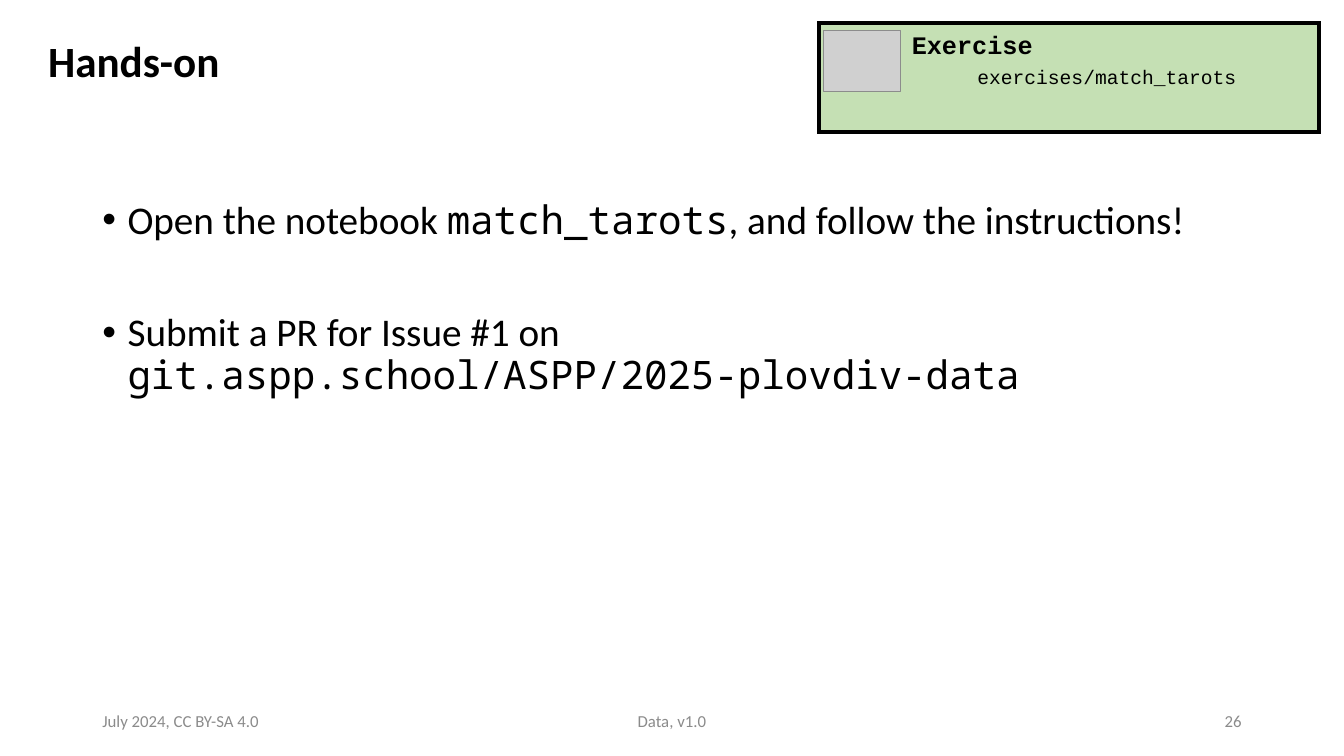
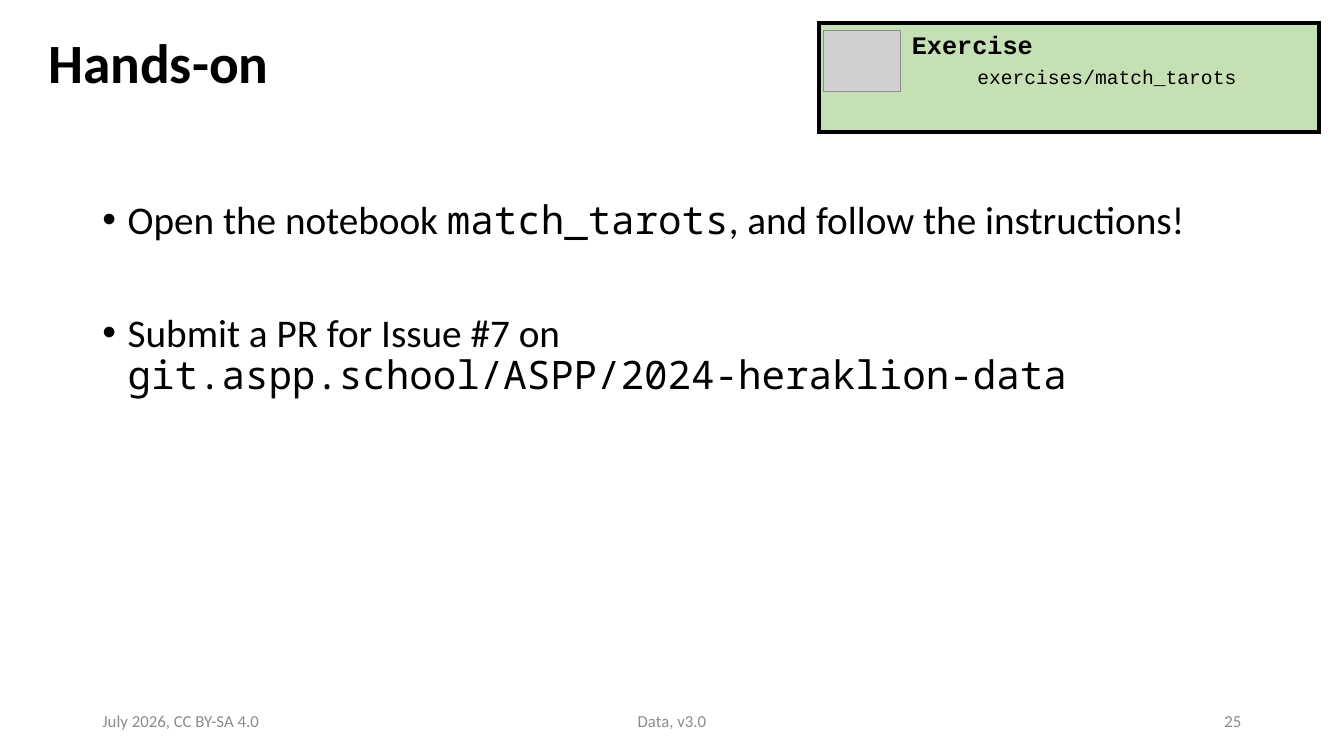
Before and after one commit to ASPP/data_class, a slide deck: slide 25 of data.pptx (slide 26 before the commit). Drawn at 1344x756 pixels with LibreOffice and Linux fonts; fonts in the diff are those of the drawing; grey boxes stand for pictures. Boxes give left, top, right and bottom in pixels: in the first picture for what was removed or moved away, otherwise in the second. Text is boxed around its words. In the diff, an @@ line names an element or a change of style, - is before the commit and + after.

Commit message:
One pass through the data slides

```diff
--- a/data.pptx
+++ b/data.pptx
@@ title "Hands-on" at box(48, 44, 268, 84): size 30.8 to 39.6 pt; line spacing 0.7 to 0.9 @@
@@ text at box(128, 319, 1067, 399): text changed @@
-• Submit a PR for Issue #1 on
-  git.aspp.school/ASPP/2025-plovdiv-data
+• Submit a PR for Issue #7 on
+  git.aspp.school/ASPP/2024-heraklion-data
@@ text at box(102, 715, 259, 730): text changed; text colour #8B8B8B to #8C8C8C @@
-July 2024, CC BY-SA 4.0
+July 2026, CC BY-SA 4.0
@@ text at box(638, 716, 706, 729): text changed; text colour #8B8B8B to #8C8C8C @@
-Data, v1.0
+Data, v3.0
@@ page number at box(1224, 716, 1241, 727): text changed; text colour #8B8B8B to #8C8C8C @@
-26
+25
```
Also in this commit, not shown: 30 other slides changed, 1 slide added, 2 slides removed.
